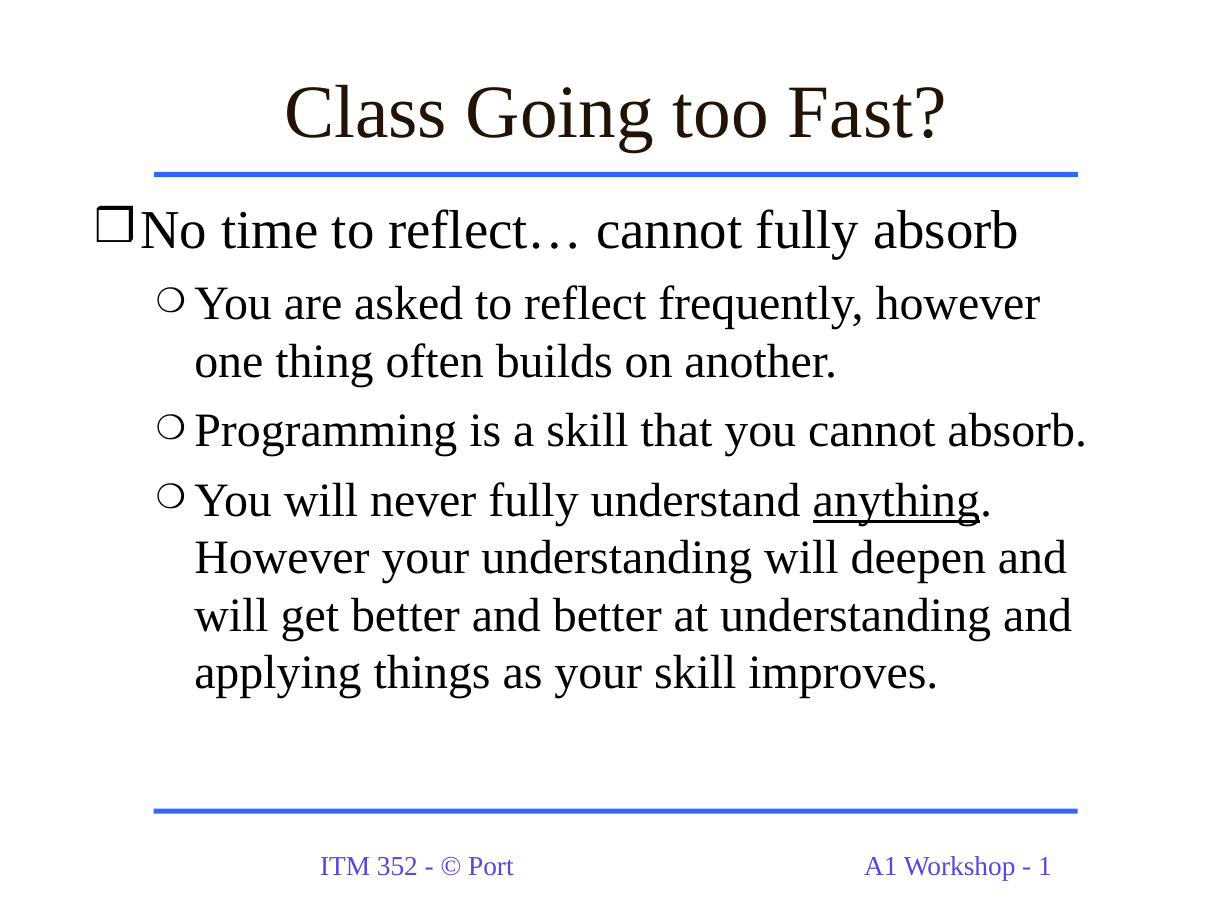
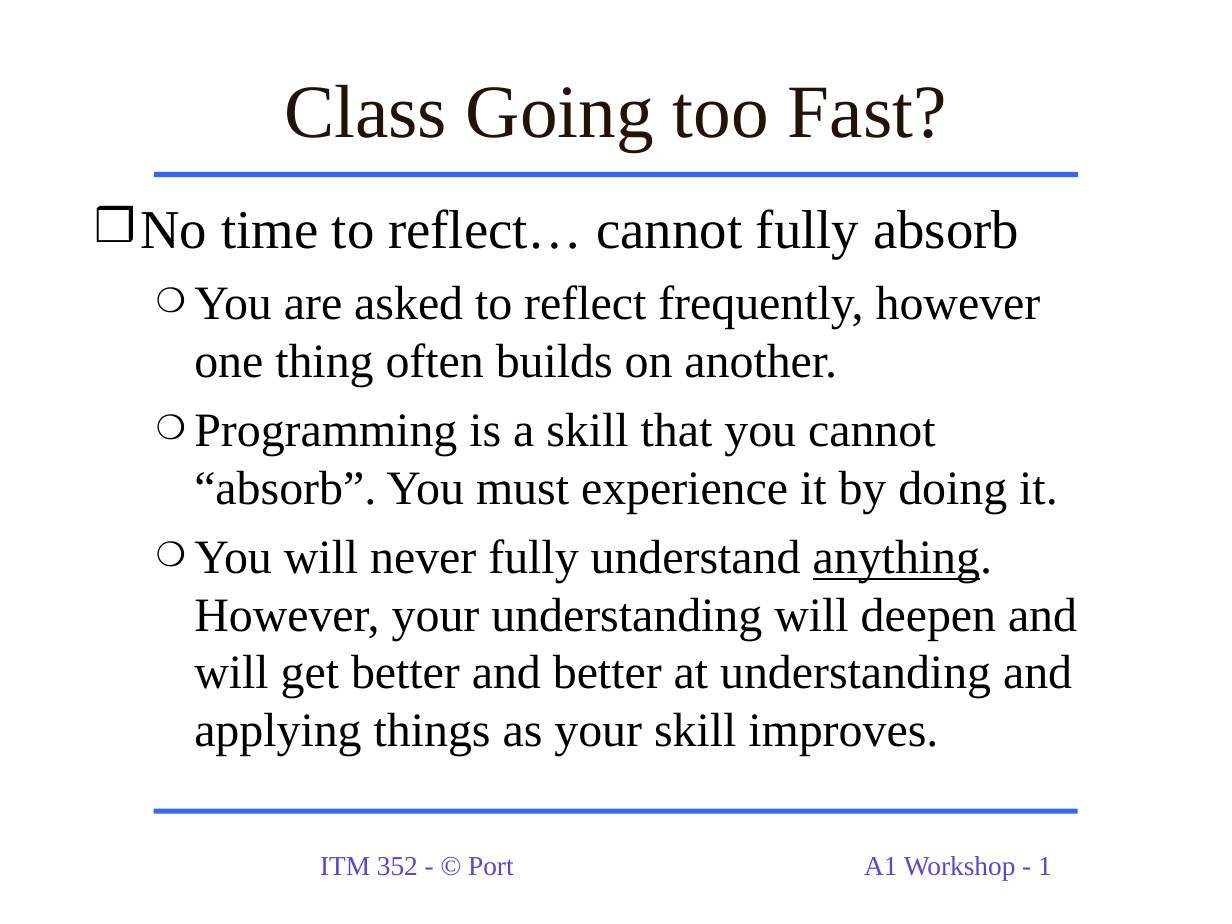
Before and after one commit to dport96/ITM352, a slide deck: slide 1 of morea/130.Assignment1/A1_Workshop_ITM352.ppt. Drawn at 1232x924 pixels with LibreOffice and Linux fonts; fonts in the diff are those of the drawing. Boxes give left, top, right and bottom in pixels: in the first picture for what was removed or moved away, otherwise in the second. Text is boxed around its words. In the diff, an @@ line names an element or a change of style, - is before the commit and + after.

```diff
--- a/morea/130.Assignment1/A1_Workshop_ITM352.ppt
+++ b/morea/130.Assignment1/A1_Workshop_ITM352.ppt
@@ text at bbox=[194, 412, 1077, 756]: text changed @@
-  ❍ Programming is a skill that you cannot absorb.
-  ❍ You will never fully understand anything. However your understanding will deepen and will get better and better at understanding and applying things as your skill improves.
+  ❍ Programming is a skill that you cannot “absorb”. You must experience it by doing it.
+  ❍ You will never fully understand anything. However, your understanding will deepen and will get better and better at understanding and applying things as your skill improves.
```
Also in this commit, not shown: 4 other slides changed, 1 slide added, 1 slide removed, 1 other file.
